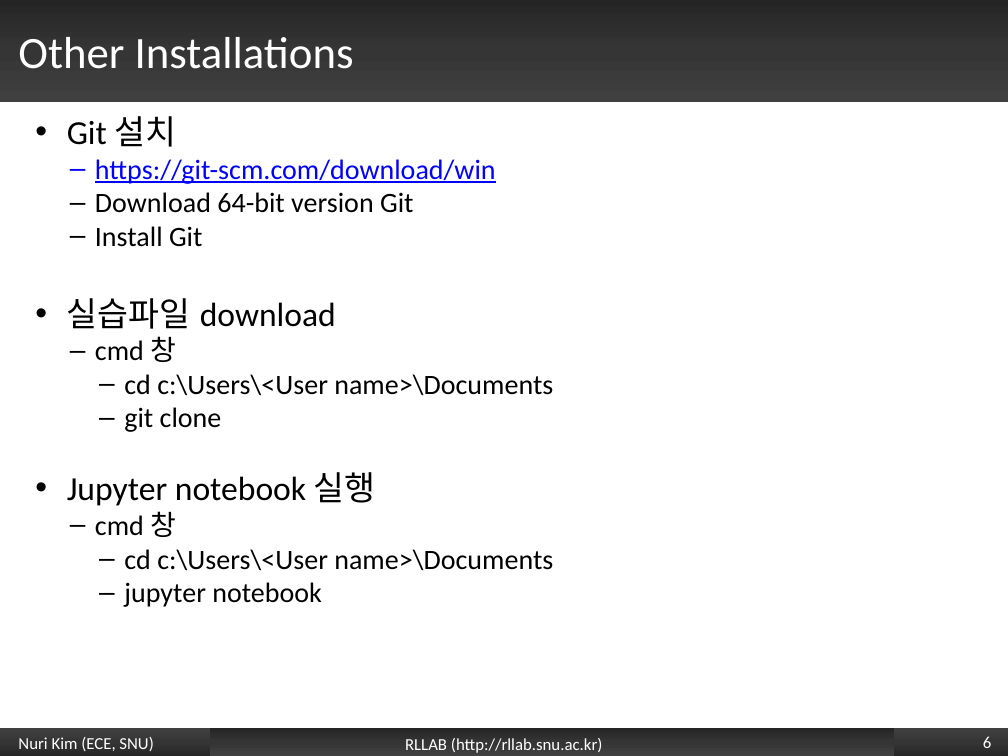
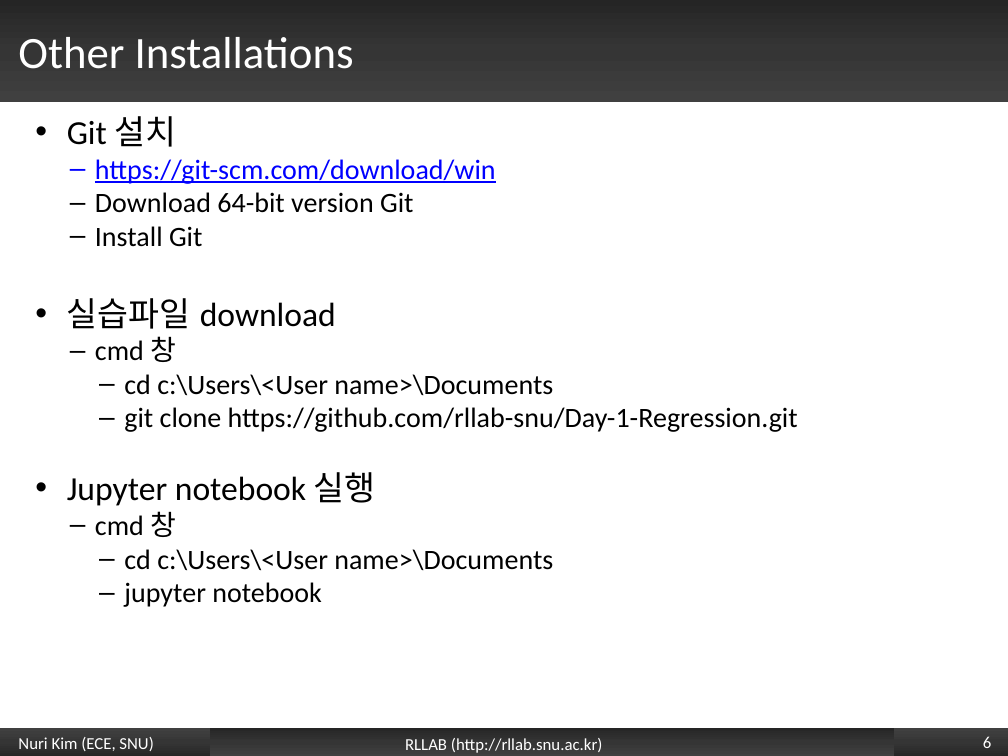
Before and after one commit to rllab-snu/Day-1-Regression, a slide deck: slide 6 of day 1 regression.pptx. Drawn at 1008x756 pixels with LibreOffice and Linux fonts; fonts in the diff are those of the drawing; background and template pictures are left out. Boxes give left, top, right and bottom in pixels: in the first picture for what was removed or moved away, otherwise in the second. Text is boxed around its words. In the diff, an @@ line names an element or a change of style, - is before the commit and + after.

Commit message:
'regression'

```diff
--- a/day 1 regression.pptx
+++ b/day 1 regression.pptx
@@ text at <box>124,407,798,432</box>: text changed @@
-      – git clone
+      – git clone https://github.com/rllab-snu/Day-1-Regression.git
```
